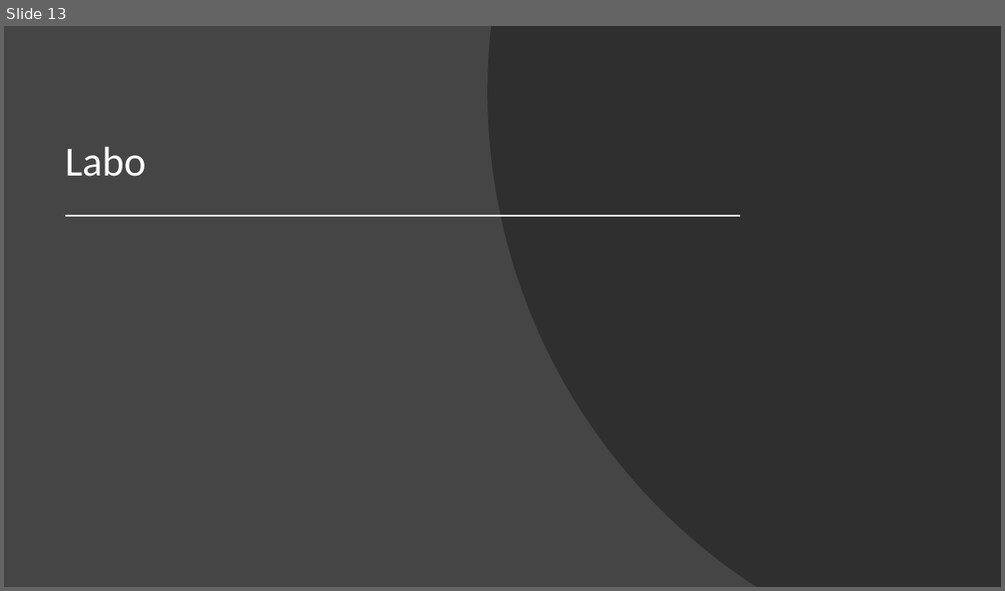
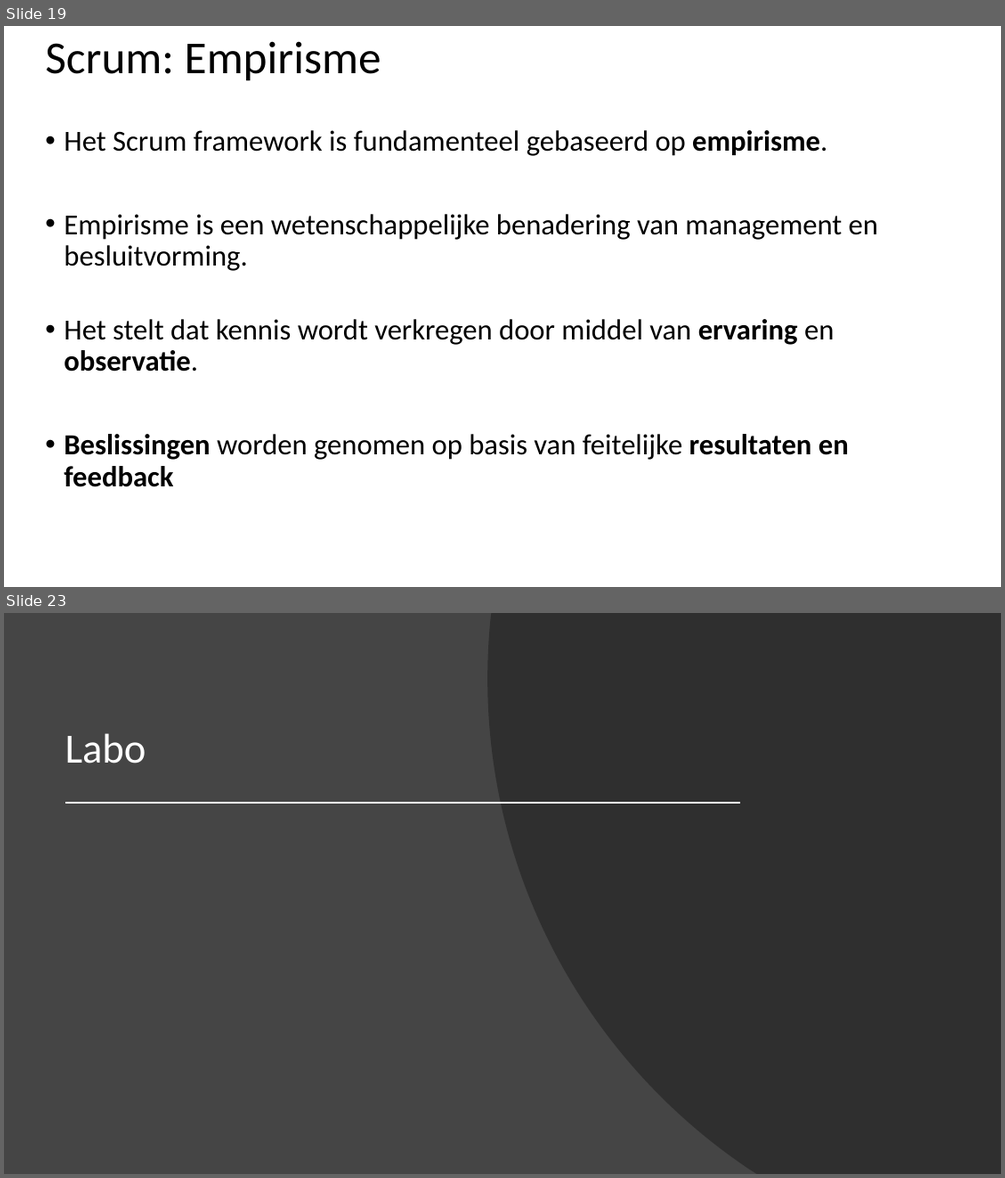
Before and after one commit to Fleximinded/BasicCSharp, a slide deck: Powerpoints/Projectmanagement.pptx. Shown one above the other, each under a label of ours: slide 13 before the commit, slides 19 and 23 after it; the slides between them are not shown. The pictures are 1005x591 and 1005x1178 pixels, drawn with LibreOffice and Linux fonts; fonts in the diff are those of the drawing. Boxes give left, top, right and bottom in pixels: in the first picture for what was removed or moved away, otherwise in the second. Text is boxed around its words. In the diff, an @@ line names an element or a change of style, - is before the commit and + after.

```diff
--- a/Powerpoints/Projectmanagement.pptx
+++ b/Powerpoints/Projectmanagement.pptx
@@ slide 19 added at bbox=[4, 26, 1001, 587], background #FFFFFF @@
@@ title added at bbox=[45, 41, 381, 81], 44 pt, text #000000 @@
+Scrum: Empirisme
@@ text added at bbox=[64, 130, 878, 487], 28 pt, text #000000 @@
+• Het Scrum framework is fundamenteel gebaseerd op empirisme.
+• Empirisme is een wetenschappelijke benadering van management en besluitvorming.
+• Het stelt dat kennis wordt verkregen door middel van ervaring en observatie.
+• Beslissingen worden genomen op basis van feitelijke resultaten en feedback
@@ what was slide 13 is now slide 23 @@
```
Also in this commit, not shown: 11 other slides added, 2 slides removed, 10 other files.
